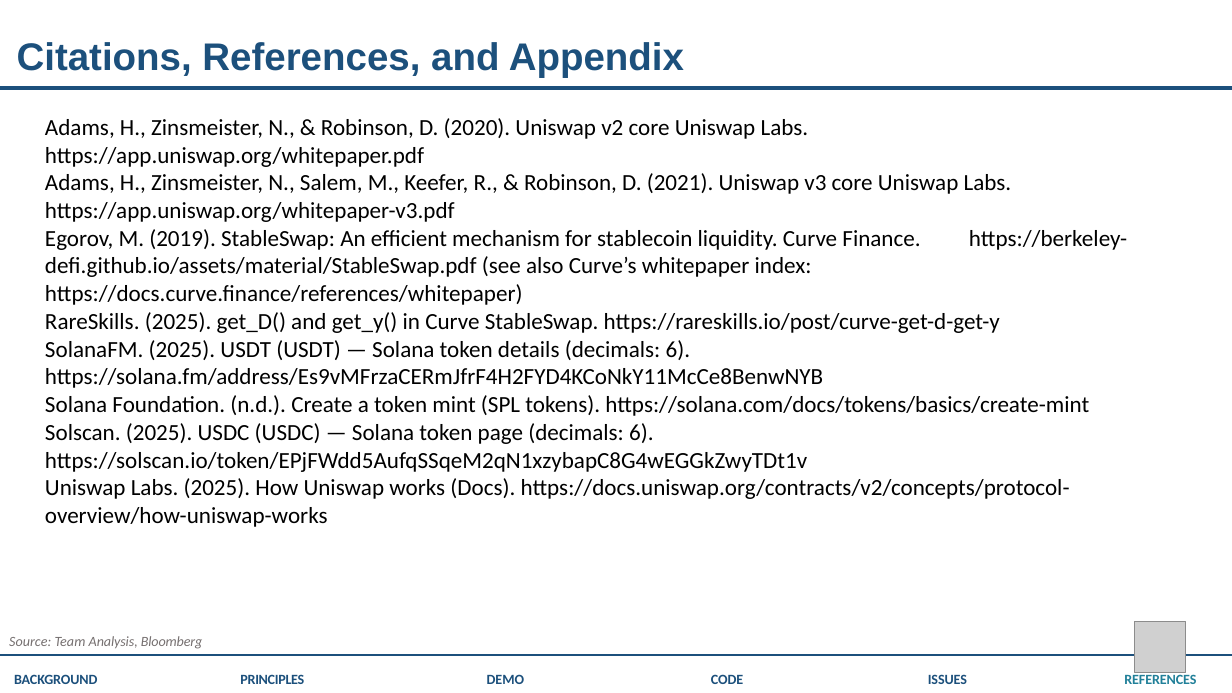
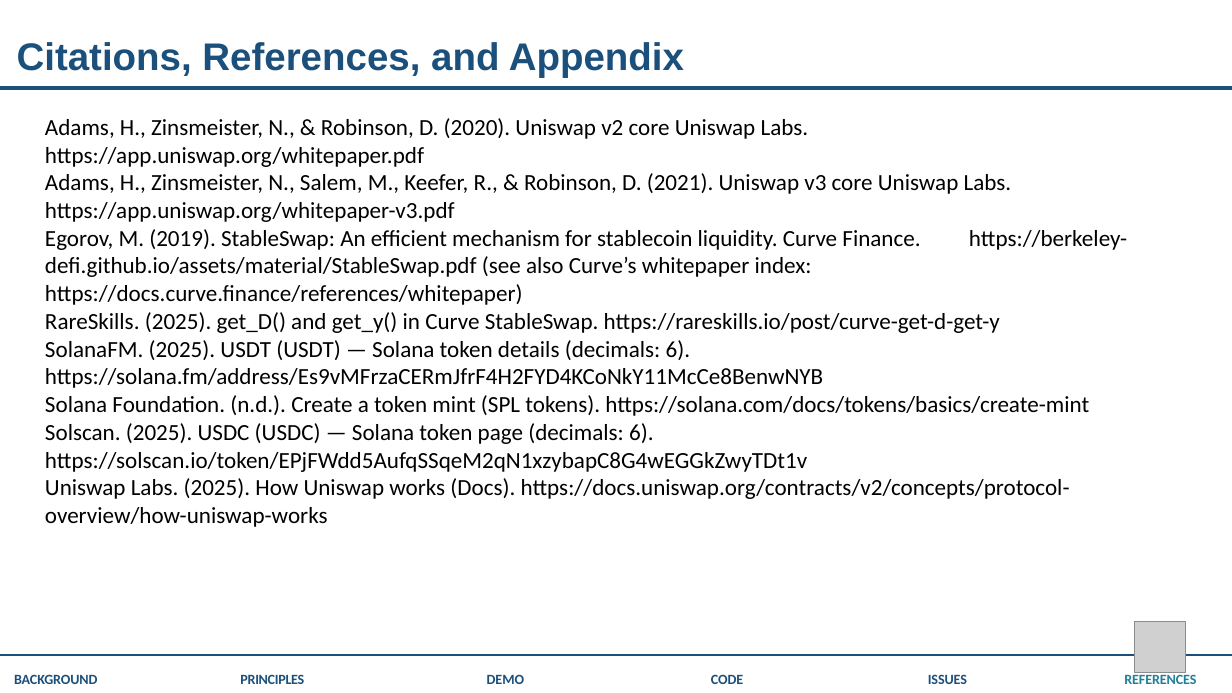
Before and after one commit to zeron-G/Rust-Developer-Test-Assignment_StableSwap-Implementation, a slide deck: slide 9 of swap.pptx. Drawn at 1232x693 pixels with LibreOffice and Linux fonts; fonts in the diff are those of the drawing; grey boxes stand for pictures. Boxes give left, top, right and bottom in pixels: in the first picture for what was removed or moved away, otherwise in the second. Text is boxed around its words. In the diff, an @@ line names an element or a change of style, - is before the commit and + after.

```diff
--- a/swap.pptx
+++ b/swap.pptx
@@ text removed at bbox=[9, 636, 203, 649] @@
-Source: Team Analysis, Bloomberg
```
Also in this commit, not shown: 6 other slides changed, 2 other files.
